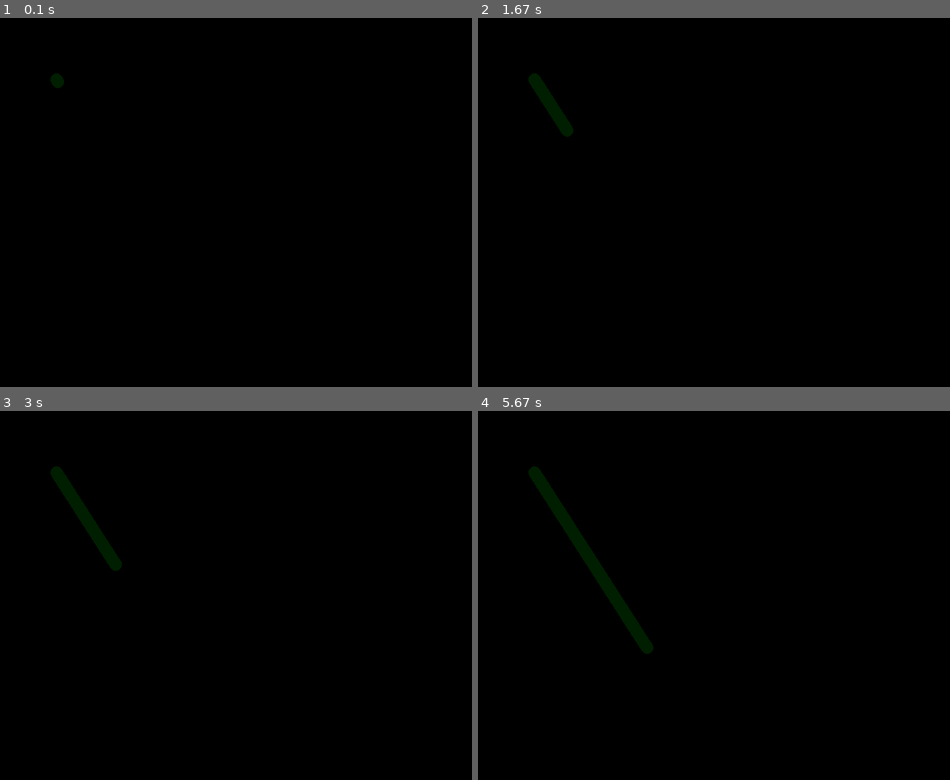
Above: before the commit, frames 1-4 (two rows, left to right).
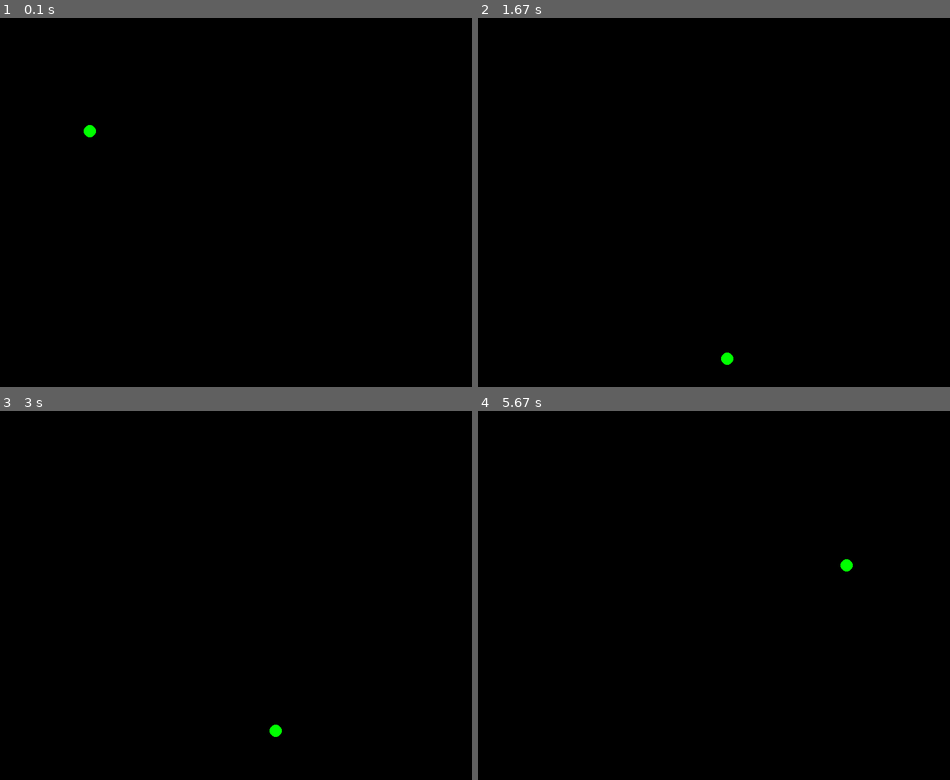
Above: after the commit, the same moments.

Repository: WorapatHongsetong/eng-s_y1_python3
Game: pygame game, started from day1/game.py
Two runs of this game, one before a commit and one after it. Both use one fixed random seed, a clock stepped at 60 frames per second and the inputs below.
Inputs:
- Up to frame 1 (0.1 s): no input
- Up to frame 2 (1.67 s): no input
- Up to frame 3 (3 s): no input
- Up to frame 4 (5.67 s): no input

The runs differ from the first frame. In frame 1, 0.2% of the frame differs, in the area x 10-21%, y 15-33%; in frame 2, 0.6%; in frame 3, 0.9%; in frame 4, 1.6%, in the area x 10-80%, y 15-66%.

Commit message:
Fix all bugs

Diff:
--- a/day1/game.py
+++ b/day1/game.py
@@ -8,7 +8,7 @@
                  radius: int,
                  x: float,
                  y: float,
-                 magnitude: float = 1 ,
+                 magnitude: float = 1,
                  direction: float = math.pi/4):
 
         self.radius = radius
@@ -17,17 +17,11 @@
         self.magnitude = magnitude
         self.direction = direction
 
-        self.collision_box = (self.x - self.radius,
-                              self.x + self.radius,
-                              self.y - self.radius,
-                              self.y + self.radius)
-
     def reflect_angle(self, normal_vector: float) -> None:
         direction_ex = (math.cos(self.direction), math.sin(self.direction))
         normal_vector_ex = (math.cos(normal_vector), math.sin(normal_vector))
 
-        dot_product = (direction_ex[0] * normal_vector_ex[0]) \
-            + (direction_ex[1] * normal_vector_ex[1])
+        dot_product = (direction_ex[0] * normal_vector_ex[0]) + (direction_ex[1] * normal_vector_ex[1])
 
         reflected = (
             direction_ex[0] - 2 * dot_product * normal_vector_ex[0],
@@ -42,16 +36,11 @@
 
     def draw(self, surface, color) -> None:
         center = (int(self.x), int(self.y))
-
         pygame.draw.circle(surface, color, center, self.radius)
 
-
-
-
-
-
-
-
+    def get_collision_box(self) -> tuple:
+        """Returns the coordinates of the collision box for the circle"""
+        return (self.x - self.radius, self.x + self.radius, self.y - self.radius, self.y + self.radius)
 
 
 pygame.init()
@@ -60,39 +49,46 @@
 SCREEN_HEIGHT = 600
 
 BLACK = (0, 0, 0)
-GREEN = (0, 30, 0)
+GREEN = (0, 255, 0)
 
 screen = pygame.display.set_mode((SCREEN_WIDTH, SCREEN_HEIGHT))
 pygame.display.set_caption("Flying Circle")
 
 clock = pygame.time.Clock()
 
-screen.fill(BLACK)
 
 
-circle = Circle(10, 100, 100, 1, 1)
+# Hey Serhii, Play with this Args...
+circle = Circle(10, 100, 100, 20, 1) # radius, x, y, speed, starting_angle(rad)
+
 
 
 
 
 running = True
 while running:
+    for event in pygame.event.get():
+        if event.type == pygame.QUIT:
+            running = False
 
+    screen.fill(BLACK)
 
     circle.draw(screen, GREEN)
+
     circle.move()
 
-    if circle.collision_box[0] < 0:
+    collision_box = circle.get_collision_box()
+
+    if collision_box[0] < 0:
+        circle.reflect_angle(math.pi)
+    if collision_box[1] > SCREEN_WIDTH:
         circle.reflect_angle(0)
-    if circle.collision_box[1] > SCREEN_WIDTH:
-        circle.reflect_angle(math.pi)
-    if circle.collision_box[2] < 0:
-        circle.reflect_angle(math.pi/2)
-    if circle.collision_box[3] > SCREEN_HEIGHT:
-        circle.reflect_angle(math.pi*3/2)
+    if collision_box[2] < 0:
+        circle.reflect_angle(math.pi / 2)
+    if collision_box[3] > SCREEN_HEIGHT:
+        circle.reflect_angle(3 * math.pi / 2)
 
     pygame.display.flip()
-
     clock.tick(60)
 
 pygame.quit()
